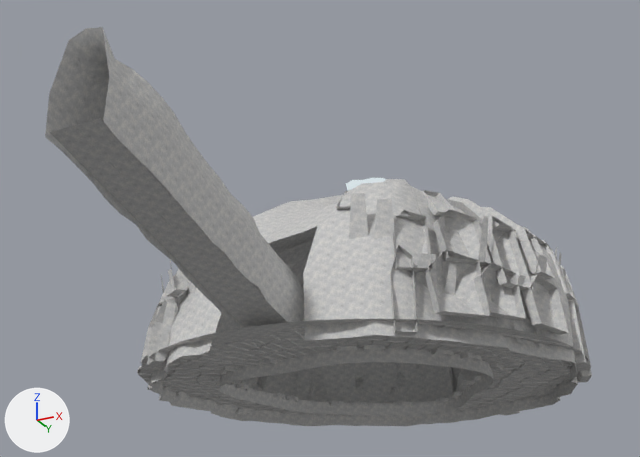
What one commit did to the glTF model public/models/placed/cavern.glb.
Rendered twice from a 50 mm lens placed at (31.8, 95.5, -31.1), pointed at (-11.0, 181.1, 7.4). Arrows for +X, +Y and +Z are at lower left; the lights stay in place. The picture after the commit comes second. Vertices at exactly the same position are counted once.

In view in the first picture: 'CavernStructure_Rock' and 1 more.
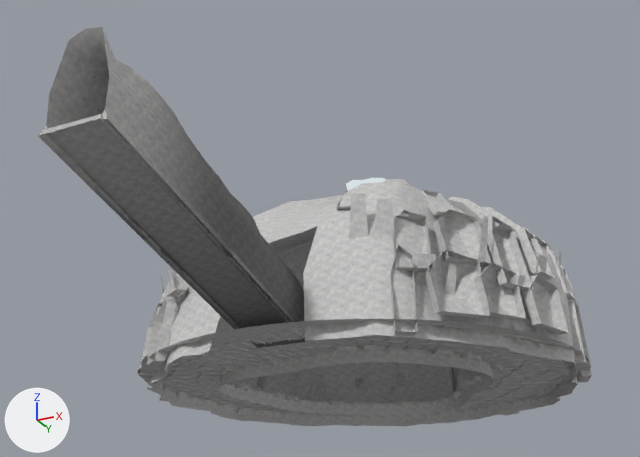
Diff of the bpy script that builds the scene:
```diff
--- a/public/models/placed/cavern.glb.py
+++ b/public/models/placed/cavern.glb.py
@@ me_cavern_continuous_fractured_shell @@
-me_cavern_continuous_fractured_shell.from_pydata(...)  # 4724 vertices, 5954 faces; spans x -39.1..15.2, y 141.0..222.2, z -9.1..19.6
+me_cavern_continuous_fractured_shell.from_pydata(...)  # 4818 vertices, 6076 faces; spans x -39.1..15.2, y 140.6..222.2, z -9.1..19.6
+# me_cavern_continuous_fractured_shell part 1: the loose piece of 4 vertices spanning x -14.5..-12.0, y 153.0..154.5, z -2.1..-1.7 is rebuilt with 4 vertices and now spans x -14.9..-11.8, y 152.7..154.2, z -2.0..-1.6
+# me_cavern_continuous_fractured_shell part 2: the loose piece of 4 vertices spanning x -14.5..-12.0, y 154.5..156.0, z -2.5..-2.1 is rebuilt with 4 vertices and now spans x -14.9..-11.9, y 154.2..155.7, z -2.4..-2.0
+# me_cavern_continuous_fractured_shell part 3: the loose piece of 4 vertices spanning x -14.5..-12.0, y 156.0..157.5, z -2.9..-2.5 is rebuilt with 4 vertices and now spans x -14.9..-12.2, y 155.7..157.2, z -2.8..-2.4
+# me_cavern_continuous_fractured_shell part 4: the loose piece of 4 vertices spanning x -14.5..-12.0, y 157.5..159.0, z -3.3..-2.9 is rebuilt with 4 vertices and now spans x -14.9..-12.1, y 157.2..158.7, z -3.2..-2.8
+# me_cavern_continuous_fractured_shell part 5: the loose piece of 4 vertices spanning x -14.5..-12.0, y 159.0..160.5, z -3.7..-3.3 is rebuilt with 4 vertices and now spans x -14.9..-11.9, y 158.7..160.2, z -3.6..-3.2
+# me_cavern_continuous_fractured_shell part 6: the loose piece of 4 vertices spanning x -14.5..-12.0, y 160.5..162.0, z -4.1..-3.7 is rebuilt with 4 vertices and now spans x -14.9..-11.8, y 160.2..161.7, z -4.1..-3.6
+# me_cavern_continuous_fractured_shell part 7: the loose piece of 4 vertices spanning x -14.5..-12.0, y 162.0..163.5, z -4.6..-4.2 is rebuilt with 4 vertices and now spans x -14.8..-11.8, y 161.7..163.2, z -4.5..-4.1
+# me_cavern_continuous_fractured_shell part 8: the loose piece of 4 vertices spanning x -14.5..-12.0, y 163.5..165.0, z -5.0..-4.6 is rebuilt with 4 vertices and now spans x -14.9..-11.9, y 163.2..164.7, z -4.9..-4.5
+# me_cavern_continuous_fractured_shell part 9: the loose piece of 4 vertices spanning x -14.5..-12.0, y 165.0..166.5, z -5.4..-5.0 is rebuilt with 4 vertices and now spans x -14.9..-12.1, y 164.7..166.2, z -5.3..-4.9
+# me_cavern_continuous_fractured_shell part 10: the loose piece of 4 vertices spanning x -14.5..-12.0, y 166.5..168.0, z -5.8..-5.4 is rebuilt with 4 vertices and now spans x -14.9..-12.1, y 166.2..167.7, z -5.7..-5.3
+# me_cavern_continuous_fractured_shell part 11: the loose piece of 4 vertices spanning x -14.5..-12.0, y 168.0..169.5, z -6.2..-5.8 is rebuilt with 4 vertices and now spans x -14.8..-11.9, y 167.7..169.2, z -6.1..-5.7
+# me_cavern_continuous_fractured_shell part 12: the loose piece of 4 vertices spanning x -14.5..-12.0, y 145.5..147.0, z 0.0..0.4 is rebuilt with 4 vertices and now spans x -14.8..-11.9, y 145.2..146.7, z 0.1..0.5
+# me_cavern_continuous_fractured_shell part 13: the loose piece of 4 vertices spanning x -14.5..-12.0, y 169.5..171.0, z -6.6..-6.2 is rebuilt with 4 vertices and now spans x -14.9..-11.8, y 169.2..170.7, z -6.5..-6.1
+# me_cavern_continuous_fractured_shell part 14: the loose piece of 4 vertices spanning x -14.5..-12.0, y 147.0..148.5, z -0.4..0.0 is rebuilt with 4 vertices and now spans x -14.9..-12.2, y 146.7..148.2, z -0.3..0.1
+# me_cavern_continuous_fractured_shell part 15: the loose piece of 4 vertices spanning x -14.5..-12.0, y 148.5..150.0, z -0.8..-0.4 is rebuilt with 4 vertices and now spans x -14.9..-12.1, y 148.2..149.7, z -0.7..-0.3
+# me_cavern_continuous_fractured_shell part 16: 18 loose pieces with 72 vertices, spanning x -14.5..-9.5, y 142.5..174.0, z -7.5..1.3, are deleted
+# me_cavern_continuous_fractured_shell part 17: 24 vertices removed from x -12.0..-9.5, y 141.0..171.0, z -6.6..1.7; 190 vertices added at x -15.4..-8.6, y 140.6..174.2, z -7.9..2.5
+# me_cavern_continuous_fractured_shell part 18: 252 kept faces spanning x -15.3..-8.5, y 141.0..174.0, z -7.8..10.4 get new vertex colours; the middle colour goes from white #ffffff to grey #868686
+# other edits to the shape of me_cavern_continuous_fractured_shell do not show in these pictures
 me_cavern_continuous_fractured_shell.materials.append(mat_cavern_layered_mineral_stone___2m_tile)
```

Boxes (x1, y1, x2, y2) around the edits, measured in the pictures (640 x 457 px):
'CavernStructure_Rock', reshaped: before (45, 27, 592, 426); after (38, 27, 592, 426)
part 1 of me_cavern_continuous_fractured_shell, rebuilt (not visible afterwards): before (141, 219, 173, 234)
part 2 of me_cavern_continuous_fractured_shell, rebuilt (not visible afterwards): before (151, 229, 182, 244)
part 3 of me_cavern_continuous_fractured_shell, rebuilt (not visible afterwards): before (161, 239, 192, 253)
part 4 of me_cavern_continuous_fractured_shell, rebuilt (not visible afterwards): before (170, 249, 201, 262)
part 5 of me_cavern_continuous_fractured_shell, rebuilt (not visible afterwards): before (179, 258, 210, 271)
part 6 of me_cavern_continuous_fractured_shell, rebuilt (not visible afterwards): before (188, 268, 219, 280)
part 7 of me_cavern_continuous_fractured_shell, rebuilt (not visible afterwards): before (197, 277, 227, 289)
part 8 of me_cavern_continuous_fractured_shell, rebuilt (not visible afterwards): before (206, 285, 235, 297)
part 9 of me_cavern_continuous_fractured_shell, rebuilt (not visible afterwards): before (214, 294, 243, 305)
part 10 of me_cavern_continuous_fractured_shell, rebuilt (not visible afterwards): before (222, 302, 251, 313)
part 11 of me_cavern_continuous_fractured_shell, rebuilt (not visible afterwards): before (230, 310, 258, 321)
part 12 of me_cavern_continuous_fractured_shell, rebuilt (not visible afterwards): before (86, 163, 121, 181)
part 13 of me_cavern_continuous_fractured_shell, rebuilt (not visible afterwards): before (238, 318, 265, 328)
part 14 of me_cavern_continuous_fractured_shell, rebuilt (not visible afterwards): before (98, 175, 132, 192)
part 15 of me_cavern_continuous_fractured_shell, rebuilt (not visible afterwards): before (109, 187, 143, 203)
part 16 of me_cavern_continuous_fractured_shell, deleted: before (87, 132, 280, 318)
part 17 of me_cavern_continuous_fractured_shell, built on: before (75, 118, 288, 325); after (38, 109, 306, 348)
part 18 of me_cavern_continuous_fractured_shell, recoloured (white to grey): (45, 68, 305, 346) in both
